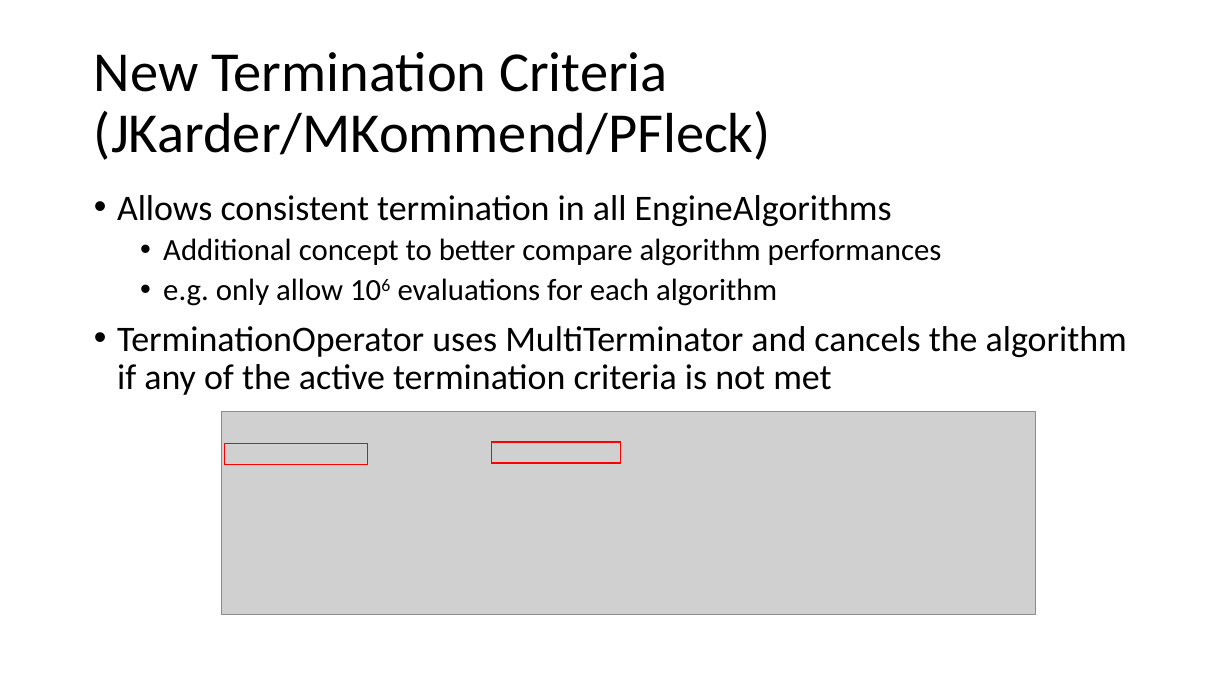
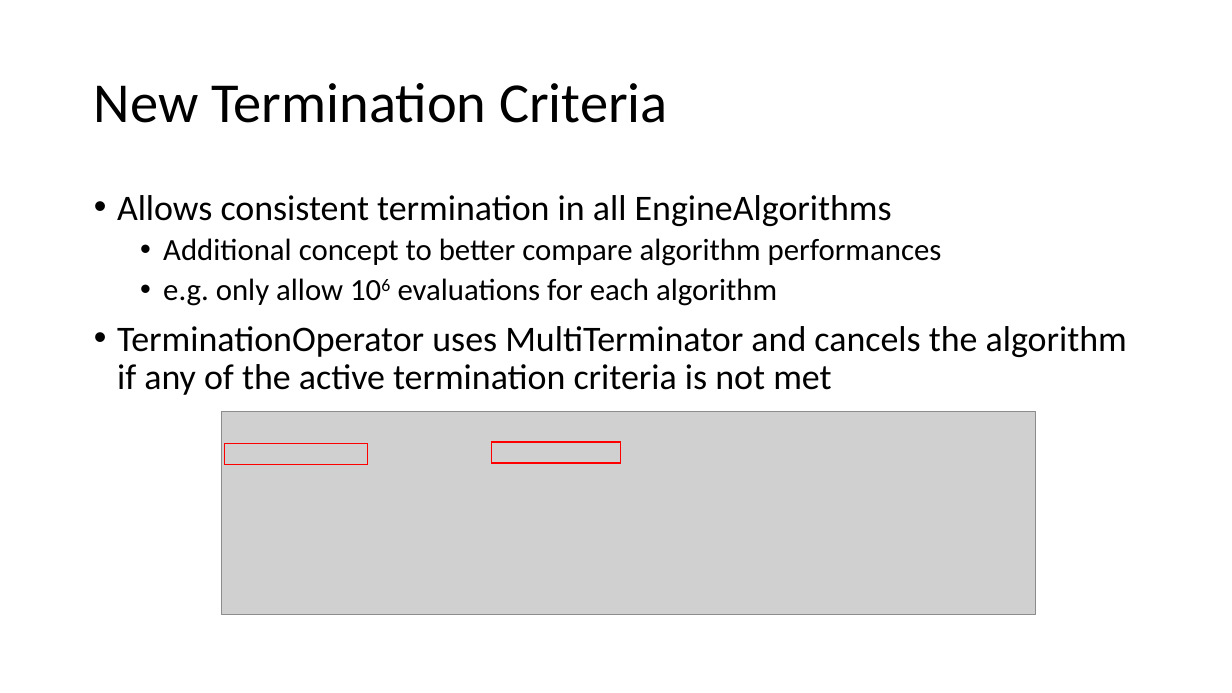
Before and after one commit to heal-research/HeuristicLab, a slide deck: slide 9 of documentation/HeuristicLab 4.0.pptx (slide 10 before the commit). Drawn at 1232x693 pixels with LibreOffice and Linux fonts; fonts in the diff are those of the drawing; grey boxes stand for pictures. Boxes give left, top, right and bottom in pixels: in the first picture for what was removed or moved away, otherwise in the second. Text is boxed around its words. In the diff, an @@ line names an element or a change of style, - is before the commit and + after.

Commit message:
updated HL 4.0 slides

```diff
--- a/documentation/HeuristicLab 4.0.pptx
+++ b/documentation/HeuristicLab 4.0.pptx
@@ title at (94, 83, 668, 123): text changed @@
-New Termination Criteria (JKarder/MKommend/PFleck)
+New Termination Criteria
```
Also in this commit, not shown: 1 other slide changed, 1 slide removed.
